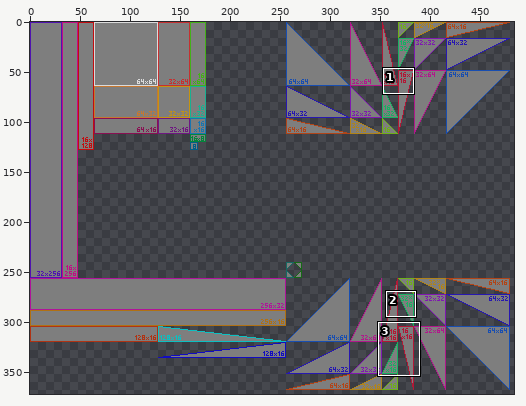
Edited in one commit: sprite sheet (Spritesheets/Graybox.png). Above, an overview of the earlier version with the close-up marked.
Close-up. Before:
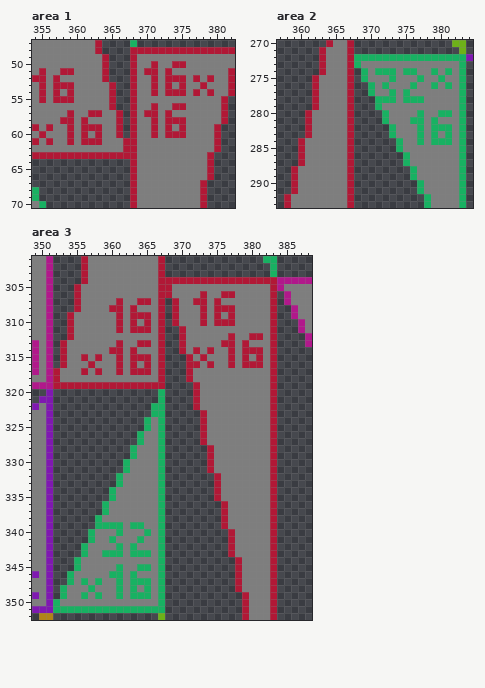
The file is 512x512 pixels. Shown: area 1: x 354..382, y 47..70; area 2: x 357..384, y 270..293; area 3: x 349..388, y 301..352. The wide view leaves out empty margins.
Once edited:
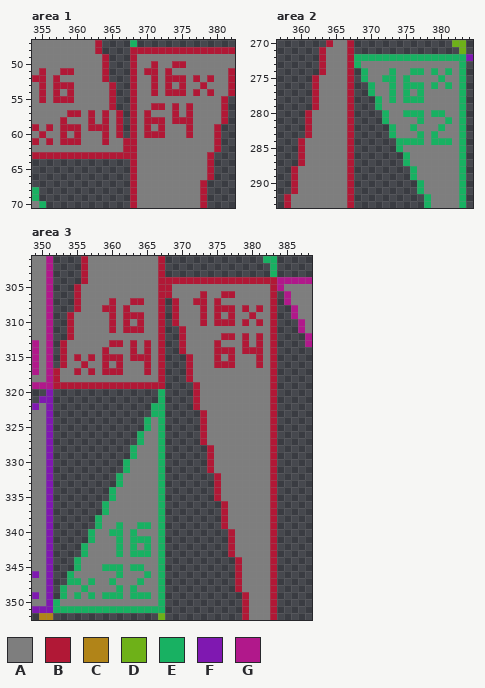
Palette (. is transparent): A #7e7e7e  B #b11836  C #b18418  D #6eb118  E #18b162  F #7f18b1  G #b1188b
Edits made:
Area 1:
y 56: x 372 A -> B; x 375..376 BA -> AB
y 57: x 360 A -> B; x 363..364 BA -> AB; x 371 B -> A; x 373..374 BA -> AB; x 376 A -> B
y 58: x 359 B -> A; x 361..362 BA -> AB; x 364 A -> B; x 370 A -> B; x 372..373 AB -> BA; x 376 A -> B
y 59: x 358 A -> B; x 360..361 AB -> BA; x 364 A -> B; x 370..373 ABAB -> BABA; x 375..376 BA -> AB
y 60: x 358..361 ABAB -> BABA; x 363..364 BA -> AB; x 370 A -> B; x 372..376 ABBBA -> BAAAB
y 61: x 358 A -> B; x 360..364 ABBBA -> BAAAB
Area 2:
y 274: x 371..372 EE -> AA; x 375 E -> A; x 377 A -> E
y 275: x 372 A -> E; x 375 A -> E; x 377 E -> A
y 276: x 372..373 EA -> AE; x 375 A -> E; x 377 A -> E
y 277: x 377 A -> E
y 278: x 372 E -> A
y 280: x 375..376 AA -> EE; x 379 A -> E; x 381 E -> A
y 281: x 376 E -> A; x 379 E -> A; x 381 A -> E
y 282: x 376..377 AE -> EA; x 379 E -> A; x 381 E -> A
y 283: x 381 E -> A
y 284: x 375..376 AA -> EE
Area 3:
y 307: x 360..361 AB -> BA; x 363 A -> B; x 365 B -> A
y 308: x 359 A -> B; x 361..363 BAB -> ABA; x 379 A -> B; x 381 A -> B
y 309: x 360..362 ABA -> BAB; x 365 B -> A; x 380 A -> B
y 310: x 360..365 ABABAB -> BABABA; x 379 A -> B; x 381 A -> B
y 311: x 360..362 ABA -> BAB; x 365 B -> A
y 312: x 376 A -> B; x 379..380 AB -> BA
y 313: x 360 A -> B; x 363..364 AB -> BA; x 375..377 ABB -> BAA; x 381 A -> B
y 314: x 359..361 ABB -> BAA; x 365 A -> B; x 372 B -> A; x 374..376 BAA -> ABB
y 315: x 355..360 ABABAA -> BABABB; x 373 B -> A; x 375 A -> B; x 379 B -> A
y 316: x 356..357 AB -> BA; x 359 A -> B; x 363 B -> A; x 372 B -> A; x 374..376 BAA -> ABB; x 379..380 BB -> AA
y 317: x 355..360 ABABAA -> BABABB; x 363..364 BB -> AA
y 339: x 359..360 EE -> AA; x 363 E -> A; x 365 A -> E
y 340: x 360 A -> E; x 363 A -> E; x 365 E -> A
y 341: x 360..361 EA -> AE; x 363 A -> E; x 365 A -> E
y 342: x 365 A -> E
y 343: x 359..360 EE -> AA
y 345: x 359..360 AA -> EE; x 363 A -> E; x 365 E -> A
y 346: x 360 E -> A; x 363 E -> A; x 365 A -> E
y 347: x 355..358 AEAE -> EAEA; x 360..361 AE -> EA; x 363 E -> A; x 365 E -> A
y 348: x 356..357 AE -> EA; x 365 E -> A
y 349: x 355..360 AEAEAA -> EAEAEE
